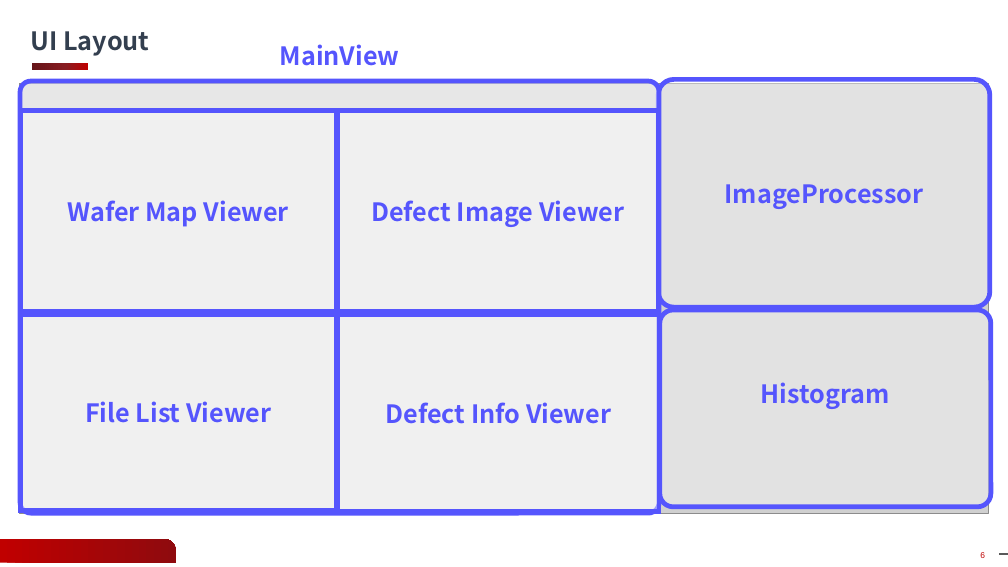
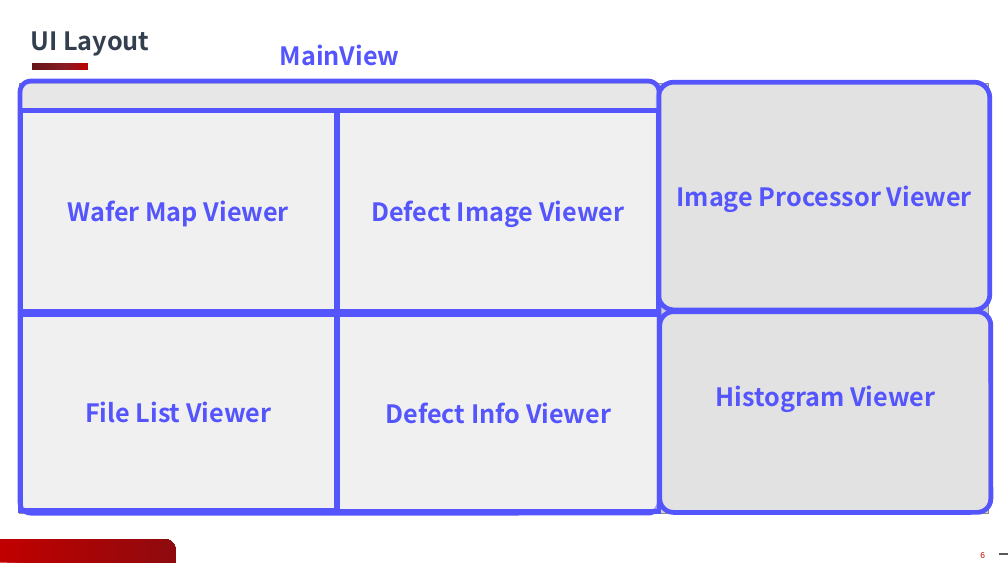
Before and after one commit to gyoon88/KlarfViewer, a slide deck: slide 6 of Docs/12주차_과제_발표_안광윤.pptx. Drawn at 1008x567 pixels with LibreOffice and Linux fonts; fonts in the diff are those of the drawing; grey boxes stand for pictures; background and template pictures are left out. Boxes give left, top, right and bottom in pixels: in the first picture for what was removed or moved away, otherwise in the second. Text is boxed around its words. In the diff, an @@ line names an element or a change of style, - is before the commit and + after.

Commit message:
histogram command attatch v0.3.4

```diff
--- a/Docs/12주차_과제_발표_안광윤.pptx
+++ b/Docs/12주차_과제_발표_안광윤.pptx
@@ text in rounded rectangle at bbox=[676, 185, 972, 212]: text changed @@
-ImageProcessor
+Image Processor Viewer
@@ rounded rectangle "Histogram Viewer": place and size @@
-rounded rectangle "Histogram Viewer" at bbox=[660, 310, 991, 507]
+rounded rectangle "Histogram Viewer" at bbox=[660, 312, 991, 513]
@@ text in rounded rectangle at bbox=[715, 385, 935, 412]: text changed @@
-Histogram
+Histogram Viewer
```
Also in this commit, not shown: 2 other slides changed, 10 other files.
